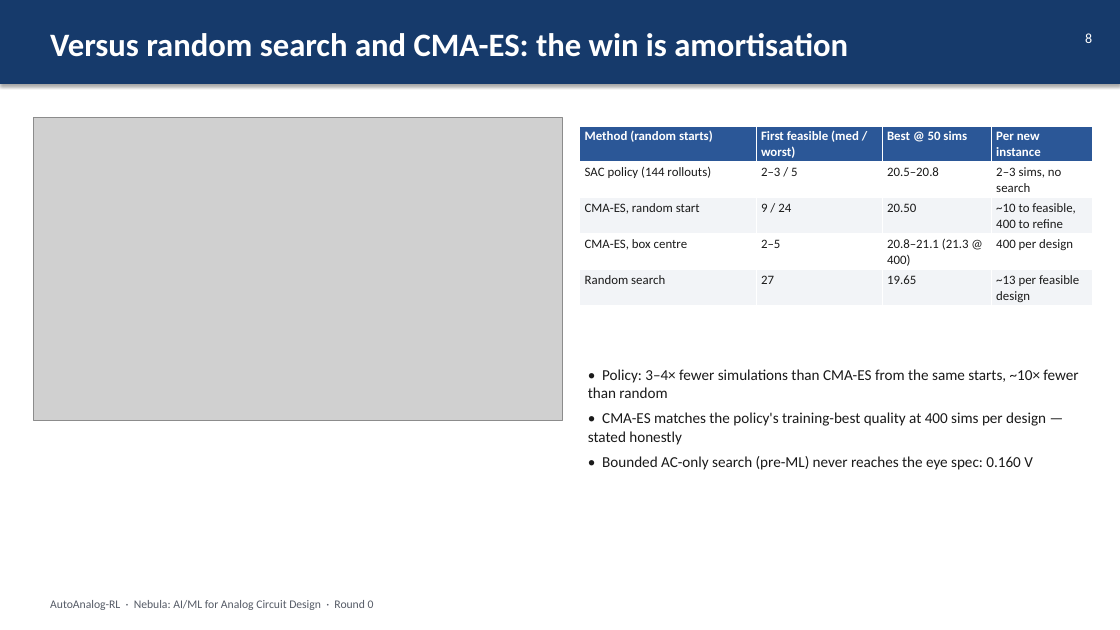
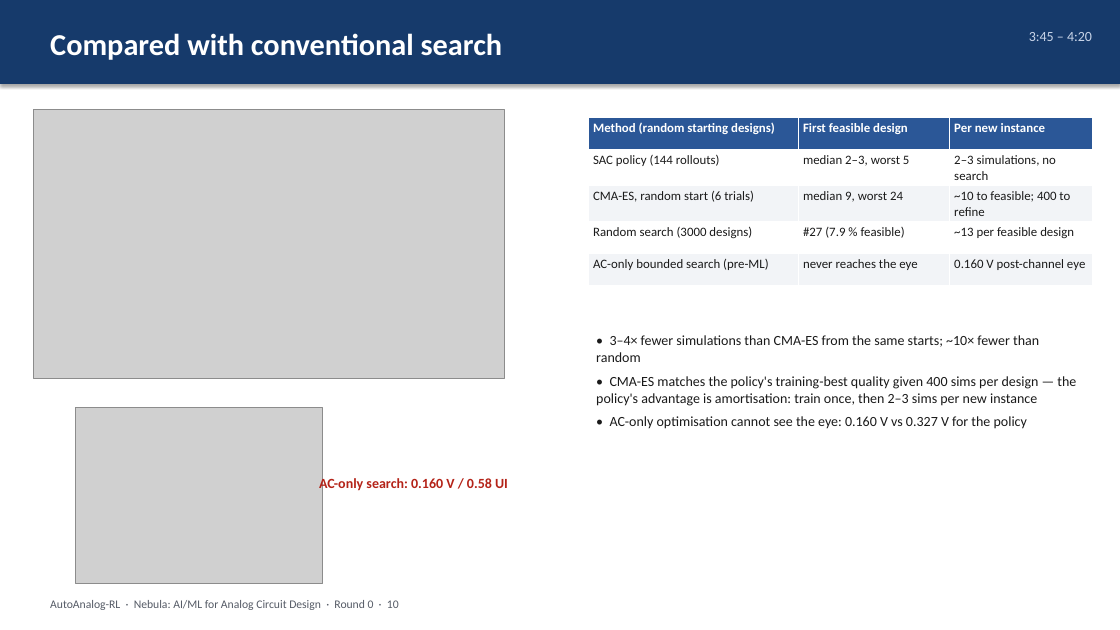
Before and after one commit to Foolish-Genius/al_nebula, a slide deck: slide 10 of docs/report/AutoAnalog-RL_deck.pptx (slide 8 before the commit). Drawn at 1120x630 pixels with LibreOffice and Linux fonts; fonts in the diff are those of the drawing; grey boxes stand for pictures. Boxes give left, top, right and bottom in pixels: in the first picture for what was removed or moved away, otherwise in the second. Text is boxed around its words. In the diff, an @@ line names an element or a change of style, - is before the commit and + after.

```diff
--- a/docs/report/AutoAnalog-RL_deck.pptx
+++ b/docs/report/AutoAnalog-RL_deck.pptx
@@ text at bbox=[50, 33, 503, 60]: text changed; size 28 to 26 pt @@
-Versus random search and CMA-ES: the win is amortisation
+Compared with conventional search
@@ text at bbox=[1029, 32, 1092, 41]: text changed; text colour #FFFFFF to #C8D4E8 @@
-8
+3:45 – 4:20
@@ picture: place and size @@
-picture at bbox=[34, 118, 563, 420]
+picture at bbox=[34, 109, 504, 378]
@@ table at bbox=[588, 118, 1092, 277] @@
-column 1: Method (random starts) | SAC policy (144 rollouts) | CMA-ES, random start | CMA-ES, box centre | Random search
-column 2: First feasible (med / worst) | 2–3 / 5 | 9 / 24 | 2–5 | 27
-column 3: Best @ 50 sims | 20.5–20.8 | 20.50 | 20.8–21.1 (21.3 @ 400) | 19.65
-column 4: Per new instance | 2–3 sims, no search | ~10 to feasible, 400 to refine | 400 per design | ~13 per feasible design
+column 1: Method (random starting designs) | SAC policy (144 rollouts) | CMA-ES, random start (6 trials) | Random search (3000 designs) | AC-only bounded search (pre-ML)
+column 2: First feasible design | median 2–3, worst 5 | median 9, worst 24 | #27 (7.9 % feasible) | never reaches the eye
+column 3: Per new instance | 2–3 simulations, no search | ~10 to feasible; 400 to refine | ~13 per feasible design | 0.160 V post-channel eye
@@ table: place and size @@
-table at bbox=[580, 126, 1092, 306]
+table at bbox=[588, 118, 1092, 277]
@@ text at bbox=[596, 335, 1076, 429]: text changed; size 13 to 12 pt @@
-• Policy: 3–4× fewer simulations than CMA-ES from the same starts, ~10× fewer than random
-• CMA-ES matches the policy's training-best quality at 400 sims per design — stated honestly
-• Bounded AC-only search (pre-ML) never reaches the eye spec: 0.160 V
+• 3–4× fewer simulations than CMA-ES from the same starts; ~10× fewer than random
+• CMA-ES matches the policy's training-best quality given 400 sims per design — the policy's advantage is amortisation: train once, then 2–3 sims per new instance
+• AC-only optimisation cannot see the eye: 0.160 V vs 0.327 V for the policy
@@ picture added at bbox=[76, 408, 323, 584] @@
@@ text added at bbox=[319, 476, 508, 492], 12 pt, text #B42318, bold @@
+AC-only search: 0.160 V / 0.58 UI
@@ text at bbox=[50, 600, 399, 610]: text changed @@
-AutoAnalog-RL · Nebula: AI/ML for Analog Circuit Design · Round 0
+AutoAnalog-RL · Nebula: AI/ML for Analog Circuit Design · Round 0 · 10
```
Also in this commit, not shown: 3 other slides changed, 8 slides added, 11 slides removed, 2 other files.
